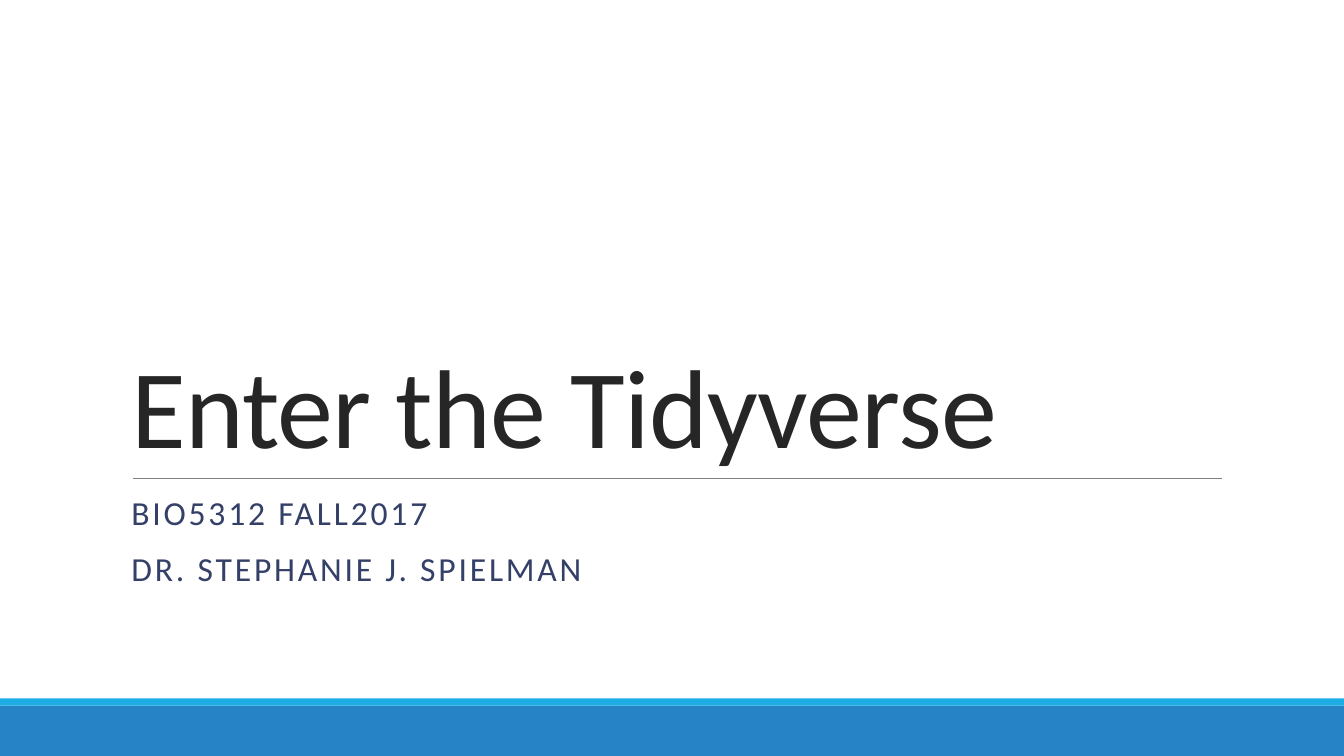
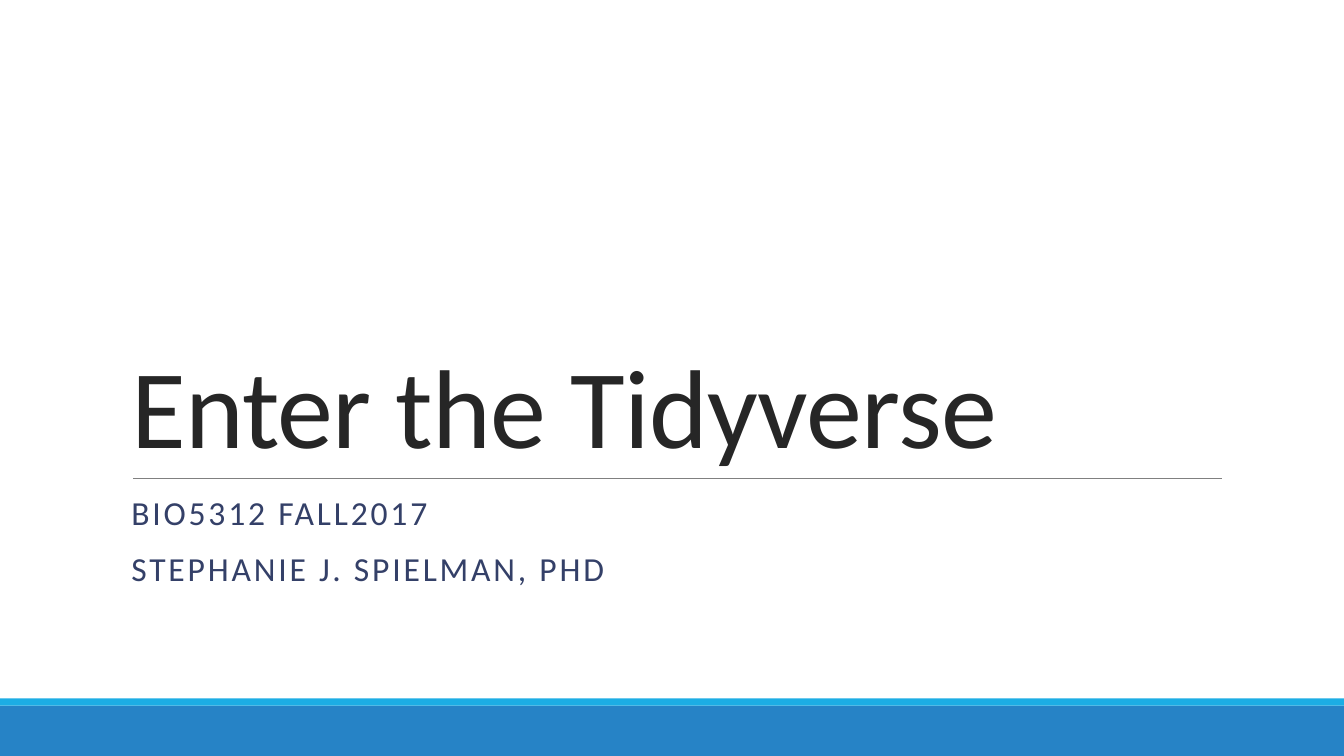
Before and after one commit to sjspielman/bio5312_fall2017, a slide deck: slide 1 of slides/day2_intro_to_tidyverse.pptx. Drawn at 1344x756 pixels with LibreOffice and Linux fonts; fonts in the diff are those of the drawing. Boxes give left, top, right and bottom in pixels: in the first picture for what was removed or moved away, otherwise in the second. Text is boxed around its words. In the diff, an @@ line names an element or a change of style, - is before the commit and + after.

```diff
--- a/slides/day2_intro_to_tidyverse.pptx
+++ b/slides/day2_intro_to_tidyverse.pptx
@@ subtitle at bbox=[131, 559, 604, 585]: text changed @@
-DR. STEPHANIE J. SPIELMAN
+STEPHANIE J. SPIELMAN, PHD
```
Also in this commit, not shown: 3 other slides changed, 9 slides added, 9 other files.
